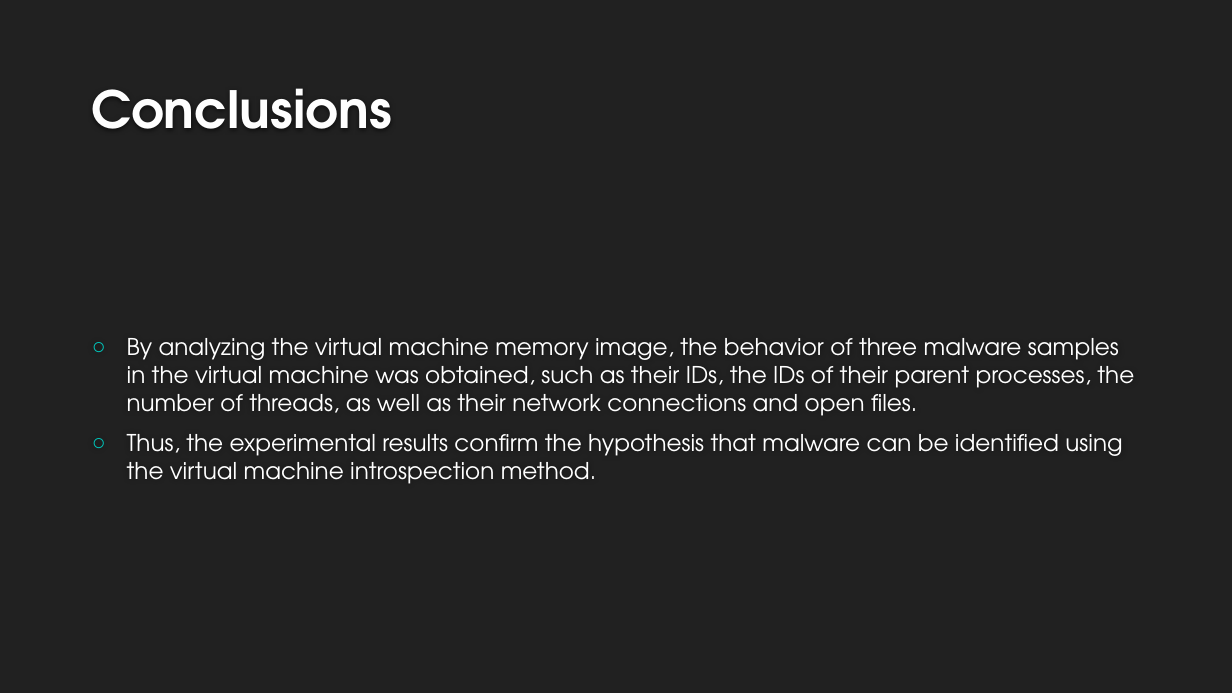
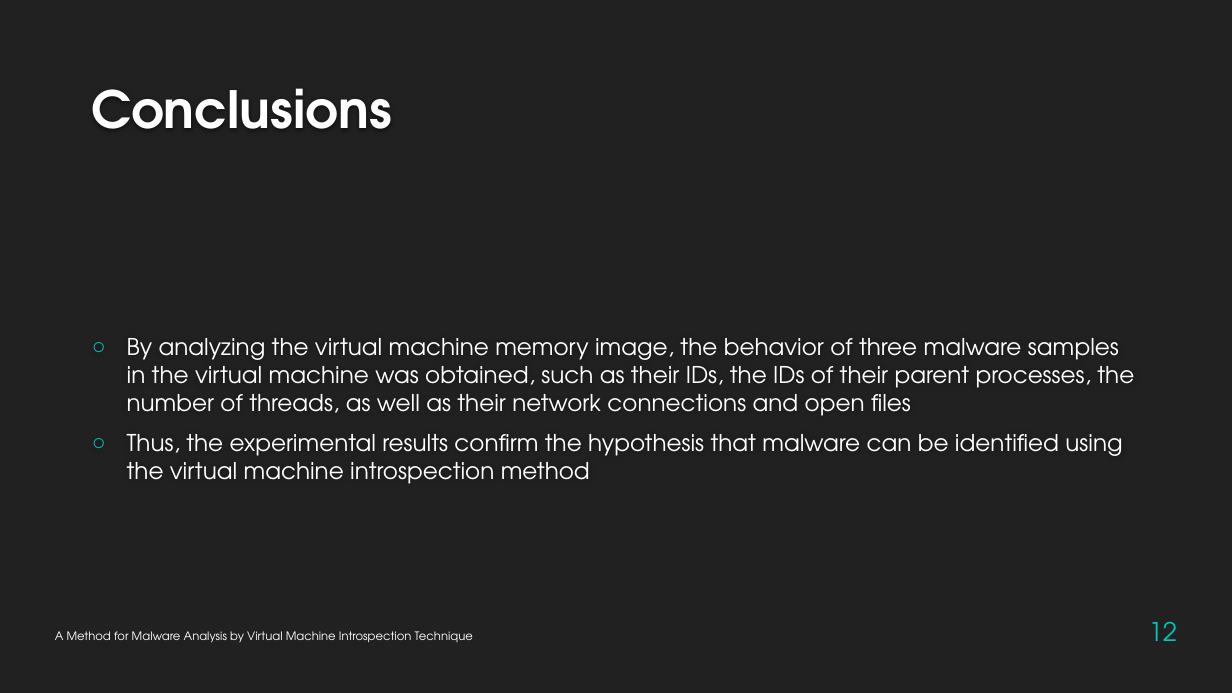
Before and after one commit to KiRiLldrs/academic-fundamentals, a slide deck: slide 12 of lab3 V2.pptx. Drawn at 1232x693 pixels with LibreOffice and Linux fonts; fonts in the diff are those of the drawing; background and template pictures are left out. Boxes give left, top, right and bottom in pixels: in the first picture for what was removed or moved away, otherwise in the second. Text is boxed around its words. In the diff, an @@ line names an element or a change of style, - is before the commit and + after.

```diff
--- a/lab3 V2.pptx
+++ b/lab3 V2.pptx
@@ text at [127, 338, 1134, 484]: text changed @@
-○ By analyzing the virtual machine memory image, the behavior of three malware samples in the virtual machine was obtained, such as their IDs, the IDs of their parent processes, the number of threads, as well as their network connections and open files.
-○ Thus, the experimental results confirm the hypothesis that malware can be identified using the virtual machine introspection method.
+○ By analyzing the virtual machine memory image, the behavior of three malware samples in the virtual machine was obtained, such as their IDs, the IDs of their parent processes, the number of threads, as well as their network connections and open files
+○ Thus, the experimental results confirm the hypothesis that malware can be identified using the virtual machine introspection method
@@ page number added at [1149, 621, 1177, 641], 20 pt, text #00C6BB @@
+12
@@ text added at [55, 631, 473, 643], 9 pt, text #FFFFFF @@
+A Method for Malware Analysis by Virtual Machine Introspection Technique
```
Also in this commit, not shown: 12 other slides changed.
